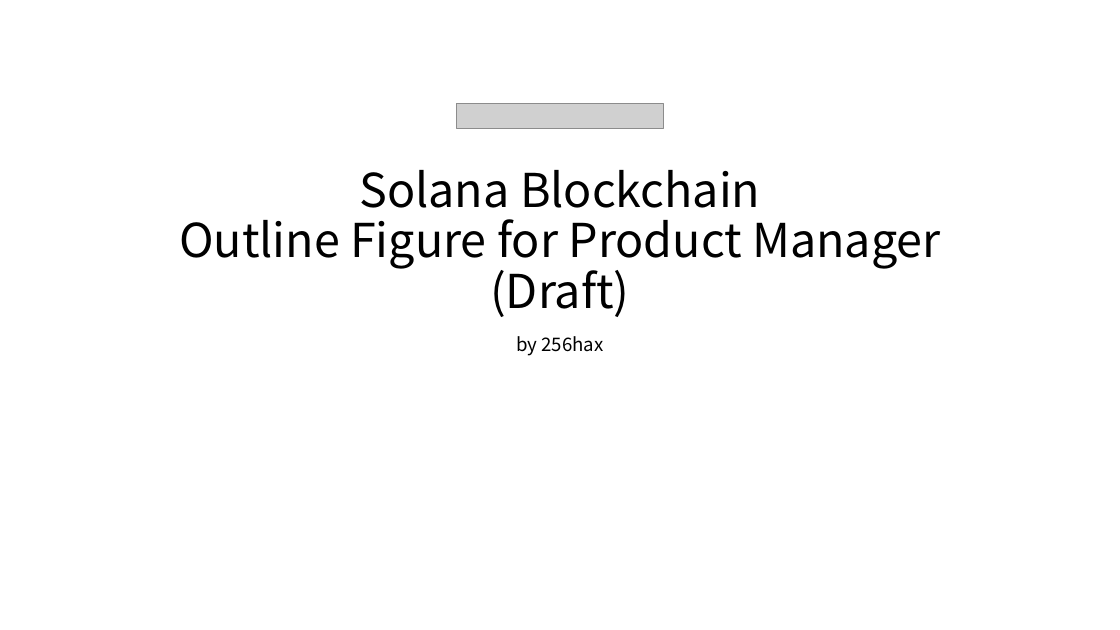
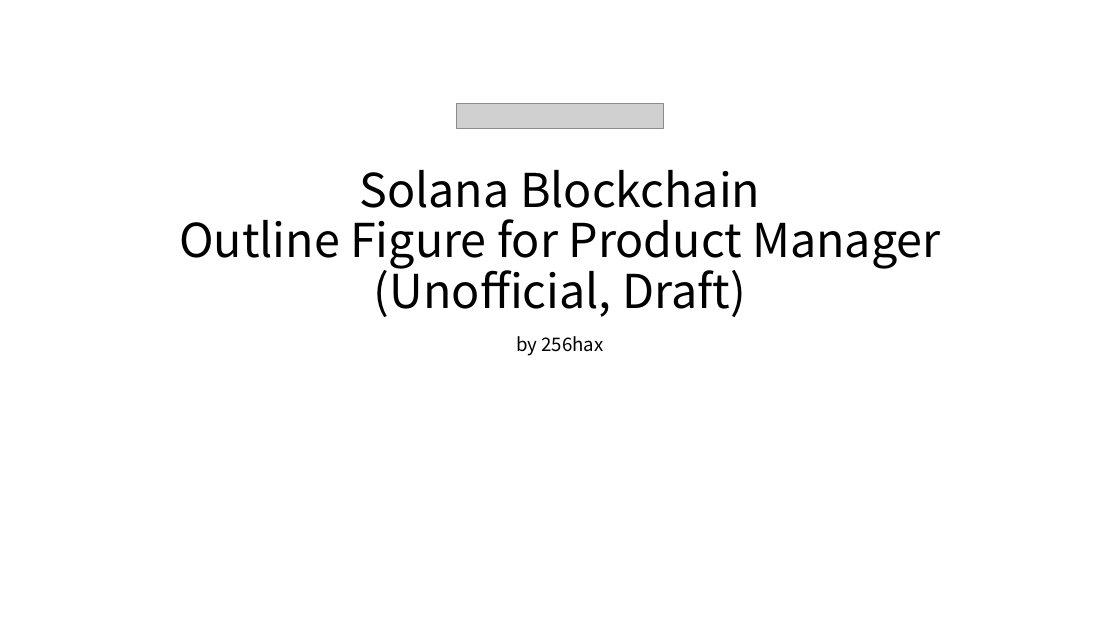
Before and after one commit to legendaryangelist/solana-anchor-react-essential, a slide deck: slide 1 of docs/Solana_Blockchain_Outline_Figure.pptx. Drawn at 1120x630 pixels with LibreOffice and Linux fonts; fonts in the diff are those of the drawing; grey boxes stand for pictures. Boxes give left, top, right and bottom in pixels: in the first picture for what was removed or moved away, otherwise in the second. Text is boxed around its words. In the diff, an @@ line names an element or a change of style, - is before the commit and + after.

```diff
--- a/docs/Solana_Blockchain_Outline_Figure.pptx
+++ b/docs/Solana_Blockchain_Outline_Figure.pptx
@@ title at [179, 170, 940, 317]: text changed @@
-Solana Blockchain
-Outline Figure for Product Manager
-(Draft)
+Solana Blockchain
+Outline Figure for Product Manager
+(Unofficial, Draft)
```
Also in this commit, not shown: 32 other slides changed, 6 slides added.
